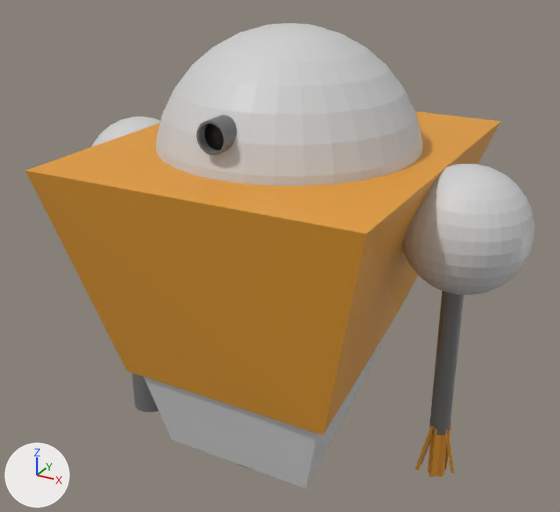
Before and after pictures for a commit that changed the Blender file Modele/Enemy2-clean.blend.
Rendered twice from a 50 mm camera at (2.41, -4.71, 4.14) aimed at (-0.05, -0.22, 1.9). The axes (+X, +Y, +Z) are drawn at lower left. The lights are the same throughout.
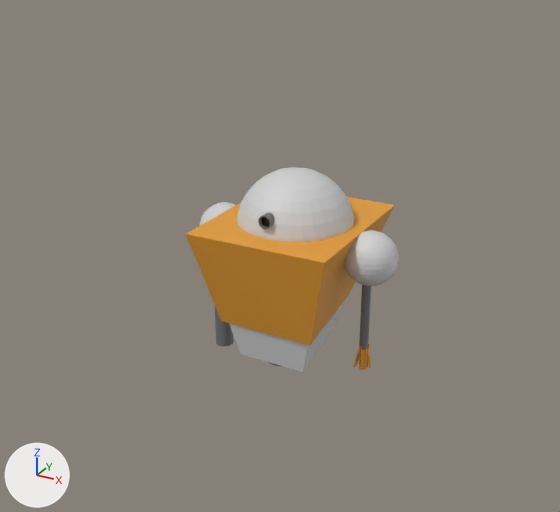
Location of each change, (x1, y1, x2, y2) in pixels of the pictures (560 x 512 px):
'Cube.001', rescaled (56% narrower, 37% shorter)
    before: (25, 111, 501, 435)
    after: (186, 167, 395, 372)
'Sphere', deleted
    before: (156, 23, 423, 186)
'Sphere.002', reshaped, rescaled, moved (58% narrower, 7% taller)
    before: (402, 164, 535, 295)
    after: (344, 230, 399, 370)
'Cube', deleted
    before: (143, 326, 390, 489)
'Cylinder.002', deleted
    before: (429, 291, 464, 435)
'Sphere.001', rescaled, moved
    before: (92, 116, 160, 147)
    after: (199, 202, 236, 346)
'Cylinder', deleted
    before: (196, 115, 237, 155)
'Cylinder.001', deleted
    before: (132, 373, 159, 412)
'Cone', deleted
    before: (204, 123, 224, 150)
'Cube.004', deleted
    before: (429, 428, 447, 477)
'Cube.002', deleted
    before: (427, 429, 447, 477)
'Cube.006', deleted
    before: (415, 425, 434, 470)
'Cube.005', deleted
    before: (446, 433, 454, 473)
part 1 of me_sphere_002, added
    after: (359, 347, 367, 370)
part 2 of me_sphere_002, added
    after: (359, 285, 371, 350)
part 3 of me_sphere_002, added
    after: (353, 346, 371, 370)

Diff of the bpy script that builds the scene:
```diff
--- a/Modele/Enemy2-clean.blend.py
+++ b/Modele/Enemy2-clean.blend.py
@@ me_sphere_002 @@
 # used by ob_sphere_002; location = (1.261, -0.223, 2.352); scale = (-0.407, -0.407, -0.407)
-me_sphere_002.from_pydata(...)  # 482 vertices, 512 faces; spans x -1.0..1.0, y -1.0..1.0, z -1.0..1.0
+me_sphere_002.from_pydata(...)  # 619 vertices, 609 faces; spans x -1.0..1.0, y -1.0..1.0, z -1.0..4.61
+# me_sphere_002 part 1: a new loose piece, a box spanning x -0.058..0.208, y 0.053..0.108, z 3.596..4.61, in mat_material_001 (orange #e79f31)
+# me_sphere_002 part 2: a new loose piece of 97 vertices spanning x -0.07..0.27, y -0.16..0.18, z 0.87..3.7, in mat_material_003 (grey #717171)
+# me_sphere_002 part 3: 24 vertices added at x -0.22..0.41, y -0.31..0.2, z 3.56..4.61
 me_sphere_002.materials.append(mat_material_004)
+me_sphere_002.materials.append(mat_material_003)  # grey #717171
+me_sphere_002.materials.append(mat_material_001)  # orange #e79f31
@@ ob_cube @@
-ob_cube = bpy.data.objects.new('Cube', me_cube_003)
@@ ob_sphere @@
-ob_sphere = bpy.data.objects.new('Sphere', me_sphere)
@@ ob_cylinder @@
-ob_cylinder = bpy.data.objects.new('Cylinder', me_cylinder)
@@ ob_cone @@
-ob_cone = bpy.data.objects.new('Cone', me_cone)
@@ ob_cube_001 @@
 ob_cube_001.location = (0.0, 0.0, 1.629)
-ob_cube_001.scale = (1.1, 1.1, 1.1)
+ob_cube_001.scale = (0.52, 0.52, 0.52)
@@ ob_sphere_001 @@
 ob_sphere_001 = bpy.data.objects.new('Sphere.001', me_sphere_001)
+ob_sphere_001.parent = ob_cube_001
+ob_sphere_001.matrix_parent_inverse = Matrix(((0.909, 0.0, 0.0, 0.0), (0.0, 0.909, 0.0, 0.0), (0.0, 0.0, 0.909, -1.48), (0.0, 0.0, 0.0, 1.0)))
 ob_sphere_001.location = (-1.26, -0.223, 2.352)
@@ ob_cylinder_001 @@
-ob_cylinder_001 = bpy.data.objects.new('Cylinder.001', me_cylinder_001)
@@ ob_sphere_002 @@
 ob_sphere_002 = bpy.data.objects.new('Sphere.002', me_sphere_002)
+ob_sphere_002.parent = ob_cube_001
+ob_sphere_002.matrix_parent_inverse = Matrix(((0.909, 0.0, 0.0, 0.0), (0.0, 0.909, 0.0, 0.0), (0.0, 0.0, 0.909, -1.48), (0.0, 0.0, 0.0, 1.0)))
 ob_sphere_002.location = (1.261, -0.223, 2.352)
@@ ob_cylinder_002 @@
-ob_cylinder_002 = bpy.data.objects.new('Cylinder.002', me_cylinder_002)
@@ ob_cube_002 @@
-ob_cube_002 = bpy.data.objects.new('Cube.002', me_cube)
@@ ob_cube_003 @@
-ob_cube_003 = bpy.data.objects.new('Cube.003', me_cube_002)
@@ ob_cube_004 @@
-ob_cube_004 = bpy.data.objects.new('Cube.004', me_cube_004)
@@ ob_cube_005 @@
-ob_cube_005 = bpy.data.objects.new('Cube.005', me_cube_005)
@@ ob_cube_006 @@
-ob_cube_006 = bpy.data.objects.new('Cube.006', me_cube_006)
```
